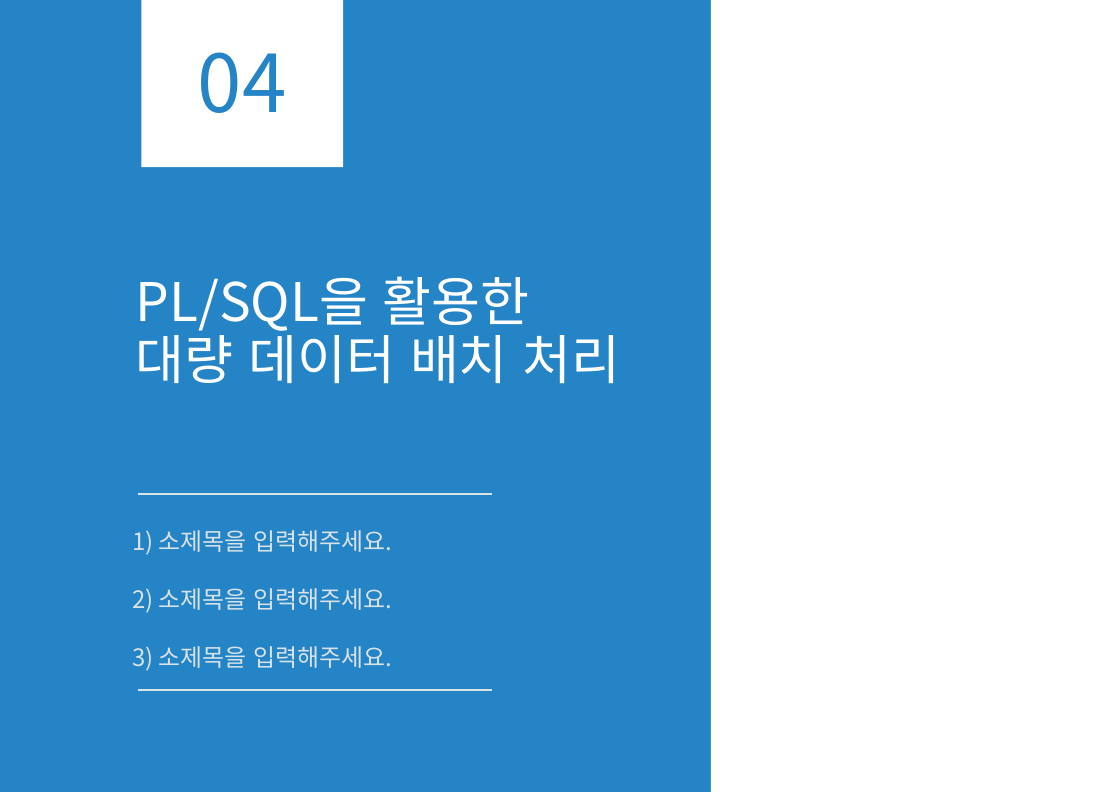
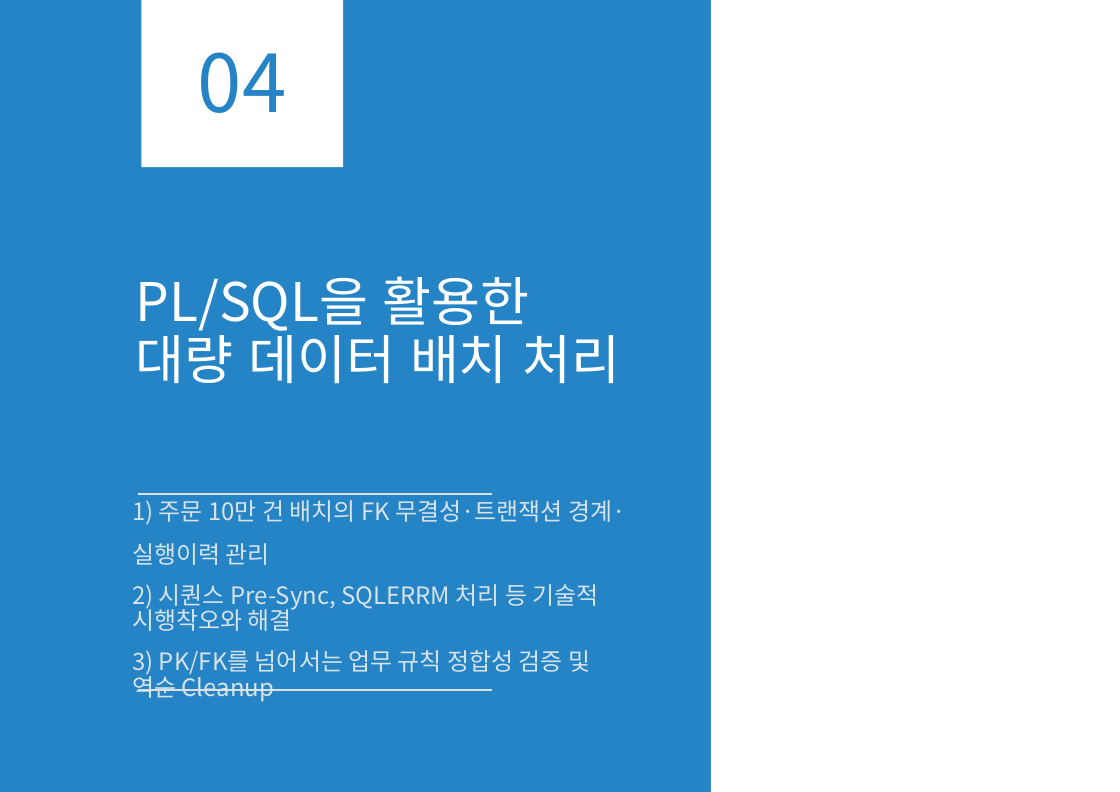
Before and after one commit to olmas70/slides, a slide deck: slide 32 of BO_스키마_트랜잭션_실증_보고서.pptx (slide 21 before the commit). Drawn at 1120x792 pixels with LibreOffice and Linux fonts; fonts in the diff are those of the drawing. Boxes give left, top, right and bottom in pixels: in the first picture for what was removed or moved away, otherwise in the second. Text is boxed around its words. In the diff, an @@ line names an element or a change of style, - is before the commit and + after.

```diff
--- a/BO_스키마_트랜잭션_실증_보고서.pptx
+++ b/BO_스키마_트랜잭션_실증_보고서.pptx
@@ text at bbox=[132, 500, 625, 702]: text changed @@
-1) 소제목을 입력해주세요.
-2) 소제목을 입력해주세요.
-3) 소제목을 입력해주세요.
+1) 주문 10만 건 배치의 FK 무결성·트랜잭션 경계·실행이력 관리
+2) 시퀀스 Pre-Sync, SQLERRM 처리 등 기술적 시행착오와 해결
+3) PK/FK를 넘어서는 업무 규칙 정합성 검증 및 역순 Cleanup
```
Also in this commit, not shown: 1 other slide changed, 20 slides added, 2 slides removed.
